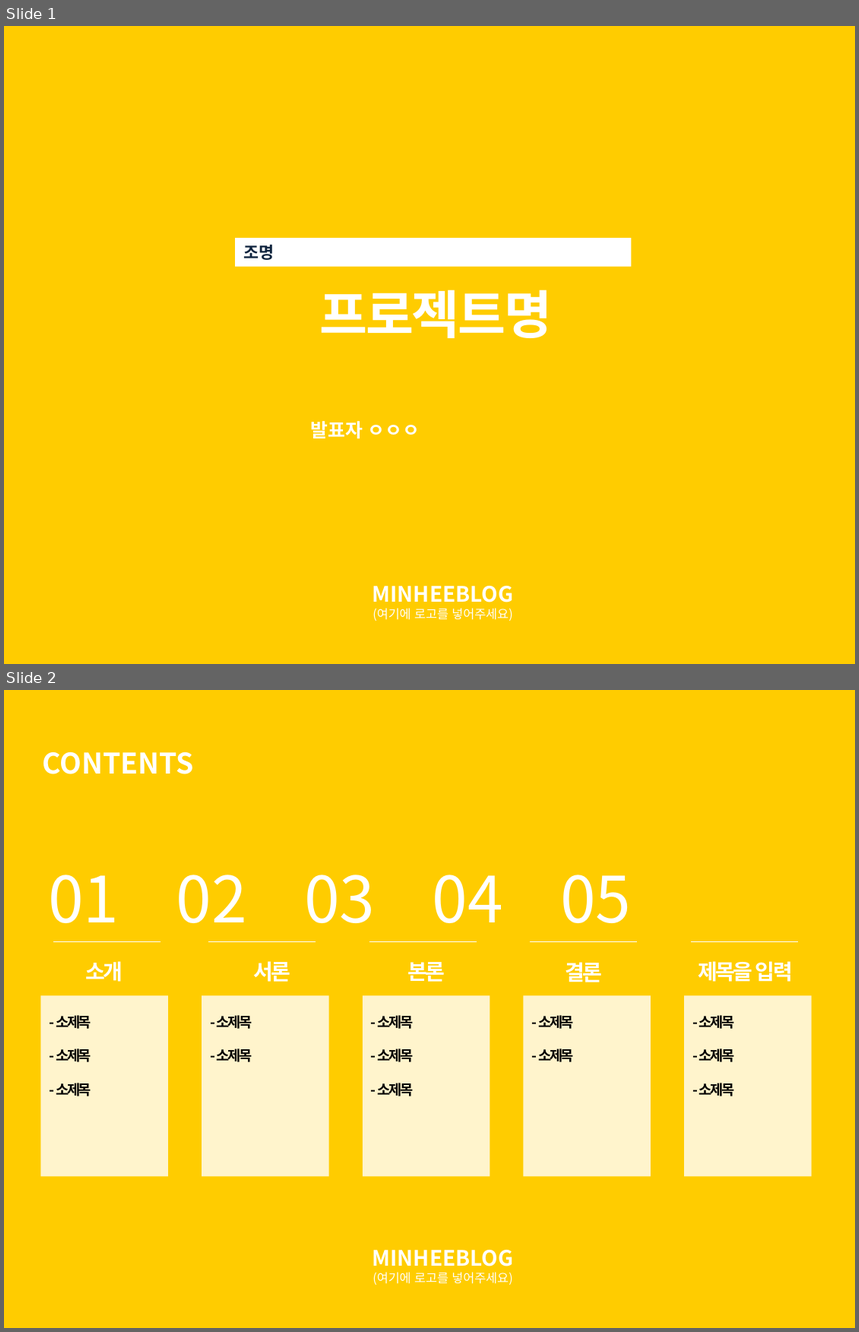
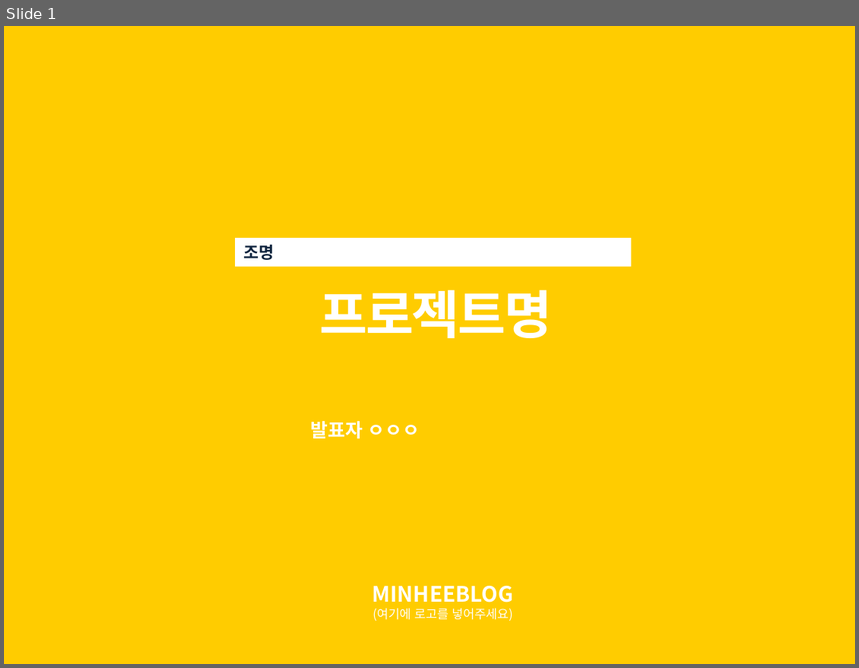
Before and after one commit to soothingni/PROJECT1, a slide deck: 치즈.pptx. Shown one above the other, each under a label of ours: slides 1 and 2 before the commit, slide 1 after it. The pictures are 859x1332 and 859x668 pixels, drawn with LibreOffice and Linux fonts; fonts in the diff are those of the drawing. Boxes give left, top, right and bottom in pixels: in the first picture for what was removed or moved away, otherwise in the second. Text is boxed around its words. In the diff, an @@ line names an element or a change of style, - is before the commit and + after.

```diff
--- a/치즈.pptx
+++ b/치즈.pptx
@@ slide 2 removed at box(4, 690, 855, 1328), background #FFCC00 @@
@@ text removed at box(43, 752, 194, 774) @@
-CONTENTS
@@ text removed at box(48, 875, 631, 923) @@
-01 02 03 04 05
@@ line removed from (53, 942) to (161, 942) @@
@@ text removed at box(85, 961, 123, 982) @@
-소개
@@ line removed from (208, 942) to (316, 942) @@
@@ text removed at box(253, 961, 291, 982) @@
-서론
@@ line removed from (369, 942) to (477, 942) @@
@@ text removed at box(408, 962, 445, 982) @@
-본론
@@ line removed from (530, 942) to (637, 942) @@
@@ text removed at box(565, 962, 602, 983) @@
-결론
@@ line removed from (691, 942) to (798, 942) @@
@@ text removed at box(698, 961, 793, 982) @@
-제목을 입력
@@ rectangle removed at box(40, 996, 168, 1177) @@
@@ rectangle removed at box(202, 996, 329, 1177) @@
@@ rectangle removed at box(363, 996, 490, 1177) @@
@@ rectangle removed at box(523, 996, 651, 1177) @@
@@ rectangle removed at box(684, 996, 812, 1177) @@
@@ text removed at box(56, 1015, 91, 1097) @@
-- 소제목
-- 소제목
-- 소제목
@@ text removed at box(217, 1015, 253, 1062) @@
-- 소제목
-- 소제목
@@ text removed at box(378, 1015, 414, 1097) @@
-- 소제목
-- 소제목
-- 소제목
@@ text removed at box(538, 1015, 574, 1062) @@
-- 소제목
-- 소제목
@@ text removed at box(699, 1015, 735, 1097) @@
-- 소제목
-- 소제목
-- 소제목
@@ text removed at box(373, 1250, 513, 1285) @@
-MINHEEBLOG
-(여기에 로고를 넣어주세요)
```
Also in this commit, not shown: 5 slides changed, 2 slides added.
